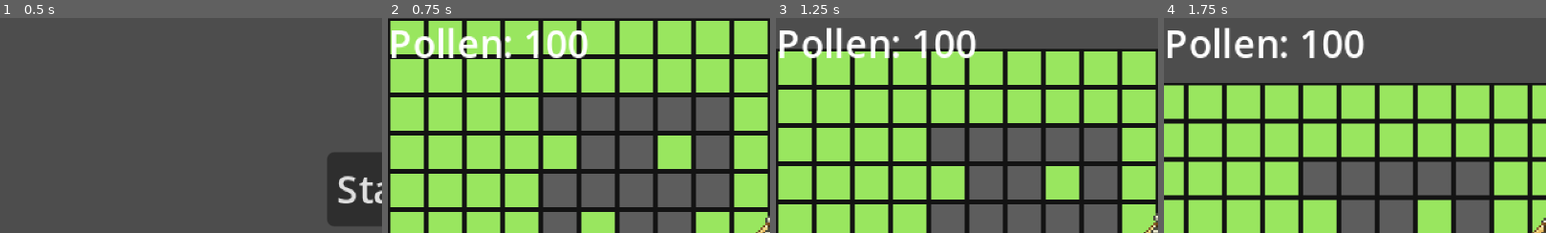
Above: before the commit, frames 1-4 (left to right).
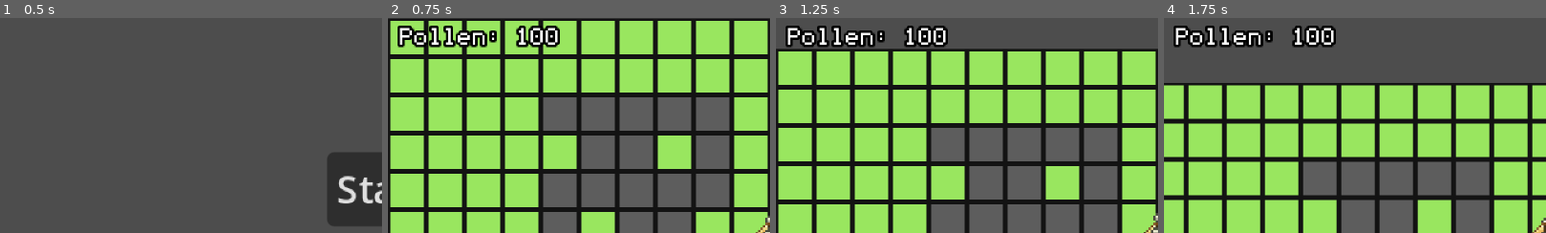
Above: after the commit, the same moments.

Repository: takanazwa5/HelloGameJam2025
Game: Godot game, scene res://scenes/main/main.tscn
Same seed, same stepped clock (60 frames per second), same inputs: the game is played once before the commit and once after it.
Inputs (mouse positions are % of the whole screen's width and height, from its top left):
- Up to frame 1 (0.5 s): no input
- Up to frame 2 (0.75 s): click "Start" at 0.5 s
- Up to frame 3 (1.25 s): no input
- Up to frame 4 (1.75 s): move the mouse to (72, 45) at 1.27 s
The pictures show only the part of the screen within x 0-50%, y 0-50%; the shares and areas given below are measured in that part.

Frame 1 is identical in both runs. In frame 2, 4.6% of the frame differs, in the area x 1-53%, y 3-19%; in frame 3, 4.5%; in frame 4, 4.5%.

Commit message:
Add custom font and outline to PollenLabel
Introduced a new font and outline styling to the PollenLabel by updating LabelSettings. Wrapped PollenLabel in a MarginContainer for improved layout control and added margin constants.

Diff:
--- a/features/game_user_interface/user_interface.tscn
+++ b/features/game_user_interface/user_interface.tscn
@@ -1,8 +1,12 @@
-[gd_scene load_steps=3 format=3 uid="uid://dew7m6ikx6mwt"]
+[gd_scene load_steps=4 format=3 uid="uid://dew7m6ikx6mwt"]
 
 [ext_resource type="Script" uid="uid://xix6b1ncpie3" path="res://features/game_user_interface/user_interface.gd" id="1_s88id"]
+[ext_resource type="FontFile" uid="uid://c2x327cv7voqq" path="res://Fonts/Pixel (47)/Coder's Crux.otf" id="2_eg8ul"]
 
 [sub_resource type="LabelSettings" id="LabelSettings_pw3wt"]
+font = ExtResource("2_eg8ul")
+outline_size = 4
+outline_color = Color(0, 0, 0, 1)
 
 [node name="UI" type="Control"]
 layout_mode = 3
@@ -13,10 +17,18 @@
 grow_vertical = 2
 script = ExtResource("1_s88id")
 
-[node name="PollenLabel" type="Label" parent="."]
+[node name="MarginContainer" type="MarginContainer" parent="."]
+layout_mode = 1
+offset_right = 53.0
+offset_bottom = 19.0
+theme_override_constants/margin_left = 5
+theme_override_constants/margin_top = 5
+theme_override_constants/margin_right = 5
+theme_override_constants/margin_bottom = 5
+
+[node name="PollenLabel" type="Label" parent="MarginContainer"]
 unique_name_in_owner = true
-layout_mode = 1
-offset_right = 84.0
-offset_bottom = 23.0
+layout_mode = 2
+size_flags_vertical = 1
 text = "Pollen:"
 label_settings = SubResource("LabelSettings_pw3wt")
